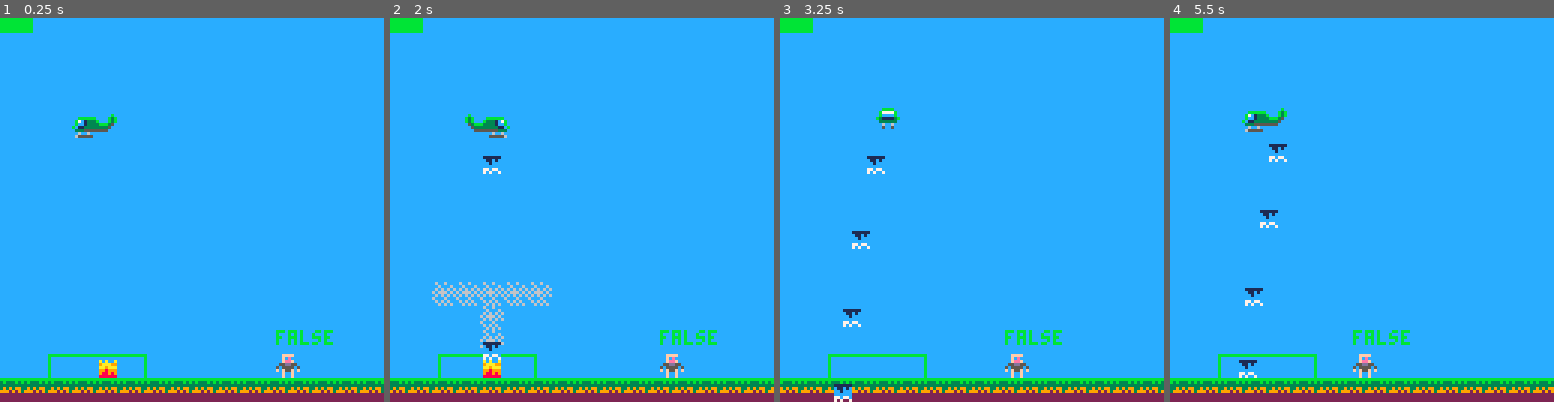
Above: before the commit, frames 1-4 (left to right).
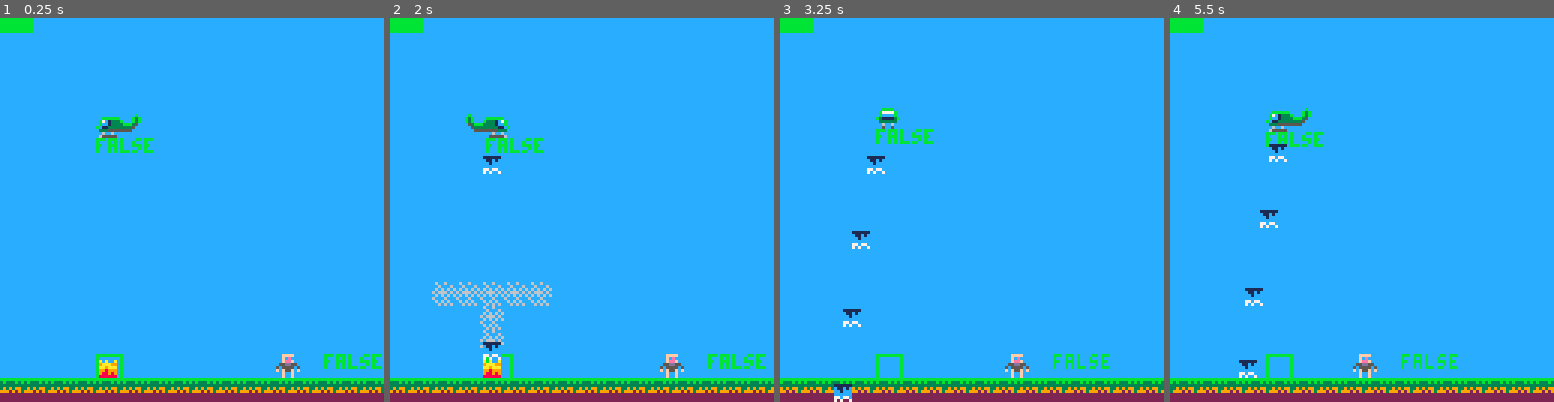
Above: after the commit, the same moments.

Repository: NinetiesPaul/PicoRescue
Game: PICO-8 cartridge picorescue.p8
The game is run twice, just before and just after one commit, with the same random seed, the same clock (stepped at 60 frames per second) and the same inputs.
Inputs:
- Up to frame 1 (0.25 s): no input
- Up to frame 2 (2 s): tap O (Z key) at 0.7, 1.7 s; hold Right from 1.6 s (still down)
- Up to frame 3 (3.25 s): release Right at 2.1 s; tap O (Z key) at 2.1, 2.5, 2.9 s; hold Up 2.15-2.42 s; hold Right 2.47-3.03 s; hold Left from 3.08 s (still down)
- Up to frame 4 (5.5 s): tap O (Z key) every 0.4 s from 3.3 to 5.3 s; release Left at 3.58 s; hold Down 3.63-3.97 s; hold Right 4.02-4.68 s; hold Up 4.73-5.03 s; hold Left from 5.08 s (still down)

The runs differ from the first frame. In frame 1, 1.8% of the frame differs, in the area x 12-100%, y 25-94%; in frame 2, 1.1%; in frame 3, 1.2%; in frame 4, 1.8%.

Commit message:
improvements on civ movement logic and ladder deployment

Diff:
--- a/picorescue.p8
+++ b/picorescue.p8
@@ -22,6 +22,12 @@
 		["rotor_health"] = 10,
 		["top_speed_x"] = 2,
 		["top_speed_y"] = 2,
+		["ladder"] = 0,
+		["deploy_ladder"] = false,
+		["rx1"] = 0,
+		["ry1"] = 0,
+		["rx2"] = 0,
+		["ry2"] = 0,
 	}
 
 	water_drops={}
@@ -49,8 +55,6 @@
 	world_x = 0
 	starting_x = 0
 
-	ladder=0
-
 	fire_pcs = {}
 	ground_pcs = {}
 	tree_pcs = {}
@@ -64,13 +68,14 @@
 		rectfill(0,0,128,119,12)
 
 		flip_spr = (player.facing == "right") and true or false
-		spr_x = (player.facing == "right") and player.x-8 or player.x
-		tail_pos = (player.facing == "right") and player.x or player.x-8
-
-		spr(player.rotor_spr,spr_x,player.y,1,1,flip_spr)
+		tail_pos = (player.facing == "right") and player.x+8 or player.x-8
+
+		spr(player.rotor_spr,player.x,player.y,1,1,flip_spr)
 		if (player.facing != false) spr(03,tail_pos,player.y,1,1,flip_spr)
 
-		rect(player.x-16,112,player.x+16,112+8,11)
+		print(player.deploy_ladder,player.x,player.y+8,11)
+
+		--rect(player.px1,player.py1,player.px2,player.py2,11)
 
 		foreach(ground_pcs,draw_ground)
 		foreach(civ_pcs,draw_civ)
@@ -81,10 +86,11 @@
 
 	--spr(00,world_x,112)
 
+	--[[
 	for i = 1, ladder do
 		ladder_pos = (player.facing == "left") and world_x-8 or world_x
 		spr(1,ladder_pos,player.y+i*8)
-	end
+	end ]]--
 
  for i = 0, player.rotor_health do
 		rectfill(0,0,player.rotor_health,4, 11)
@@ -104,6 +110,7 @@
 
 	move_rotor()
 	upd_rotor_mvmt()
+	upd_pkup_area()
 
  btn_pressed = (btn(1)) or (btn(2)) or (btn(0)) or (btn(3))
 	mvn_y = btn(2) or btn(3)
@@ -128,6 +135,7 @@
 	foreach(water_drops,move_water)
 	foreach(civ_pcs,move_civ)
 	foreach(civ_pcs,civ_on_range)
+	foreach(civ_pcs,move_civ_on_range)
 end
 -->8
 -- movement logic
@@ -262,6 +270,18 @@
 		player.speed_y = 0
 		player.py = player.y
 	end
+
+	if (player.y > 88) then
+		player.y = 88
+		player.speed_y = 0
+	end
+end
+
+function upd_pkup_area()
+	player.px1 = player.x-8
+	player.py1 = 112
+	player.px2 = player.x+16
+	player.py2 = 120
 end
 -->8
 -- civilian logic
@@ -271,15 +291,19 @@
 		local civ = {}
 		civ.x = 92
 		civ.y = 112
+		civ.spr = 33
 		civ.on_range = false
+		civ.rdy_to_climb = false
 		add(civ_pcs, civ)
 	end
 	civ_pcs_created = true
 end
 
 function draw_civ(civ)
-	spr(2,civ.x,civ.y)
-	print(civ.on_range,civ.x,civ.y-8,11)
+	spr(civ.spr,civ.x,civ.y)
+
+	print(civ.rdy_to_climb,civ.x+16,civ.y,11)
+	rect(player.x,civ.y,player.x+8,civ.y+8,11)
 end
 
 function move_civ(civ)
@@ -291,14 +315,34 @@
 
 function civ_on_range(civ)
 	if
-		civ.x >= player.x-16 and
-		civ.x <= player.x+16 and
+		civ.x >= player.px1-2 and
+		civ.x <= player.px2 and
 		civ.y >= 112 and
 		civ.y <= 120
 	then
 		civ.on_range = true
 	else
 		civ.on_range = false
+	end
+end
+
+function move_civ_on_range(civ)
+	if civ.on_range then
+		civ.spr = 34
+		if (player.x < civ.x) civ.x -= 0.15
+		if (player.x > civ.x) civ.x += 0.15
+
+		if
+			civ.x+4 >= player.x and
+			civ.x+4 <= player.x+8
+		then
+			civ.rdy_to_climb = true
+			player.deploy_ladder = (player.y >= 80) and true or false
+		else
+			civ.rdy_to_climb = false
+		end
+	else
+		civ.spr = 33
 	end
 end
 
@@ -622,8 +666,16 @@
 
 
 
+…(8 lines of a section not shown)…
 __gff__
-0000010000000000000000000000000000000100000000000000000000000000000000000000000000000000000000000000000000000000000000000000000000000000000000000000000000000000000000000000000000000000000000000000000000000000000000000000000000000000000000000000000000000000
+0000000000000000000000000000000000000100000000000000000000000000000101000000000000000000000000000000000000000000000000000000000000000000000000000000000000000000000000000000000000000000000000000000000000000000000000000000000000000000000000000000000000000000
 0000000000000000000000000000000000000000000000000000000000000000000000000000000000000000000000000000000000000000000000000000000000000000000000000000000000000000000000000000000000000000000000000000000000000000000000000000000000000000000000000000000000000000
 __map__
 1414141414141414141414141414141400000000000000000000000000000000000000000000000000000000000000000000000000000000000000000000000000000000000000000000000000000000000000000000000000000000000000000000000000000000000000000000000000000000000000000000000000000000
Not shown, changed: 24 lines of the sprite sheet (__gfx__) section of picorescue.p8
